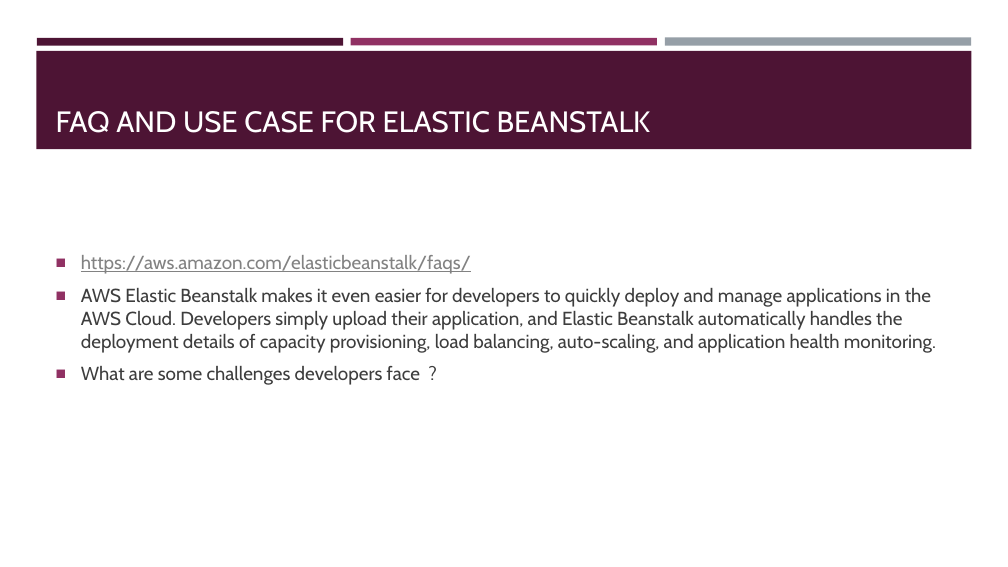
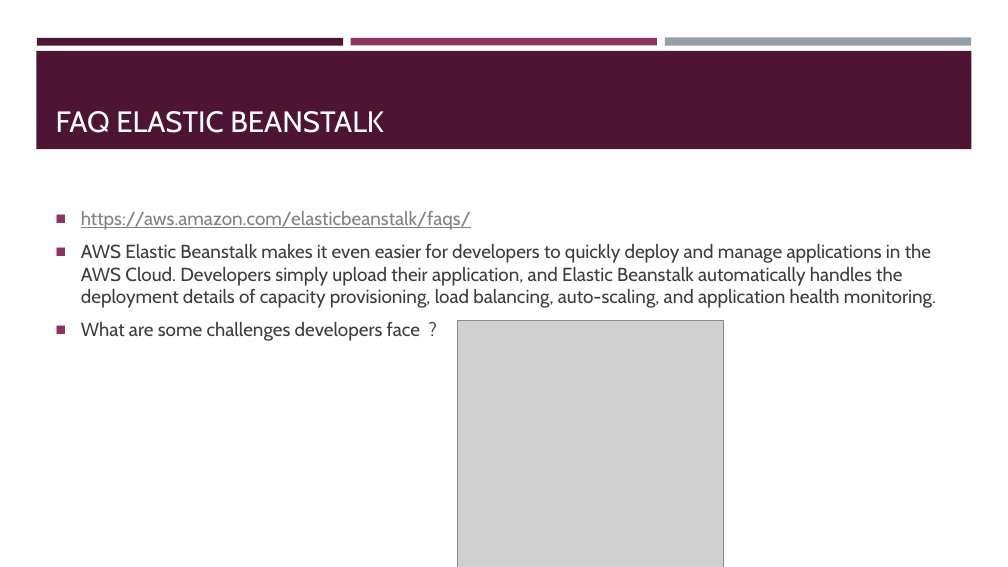
Before and after one commit to lasiewicz/demo, a slide deck: slide 6 of presentation.pptx. Drawn at 1008x567 pixels with LibreOffice and Linux fonts; fonts in the diff are those of the drawing; grey boxes stand for pictures. Boxes give left, top, right and bottom in pixels: in the first picture for what was removed or moved away, otherwise in the second. Text is boxed around its words. In the diff, an @@ line names an element or a change of style, - is before the commit and + after.

```diff
--- a/presentation.pptx
+++ b/presentation.pptx
@@ title at bbox=[56, 111, 384, 133]: text changed @@
-FAQ AND USE CASE FOR ELASTIC BEANSTALK
+FAQ ELASTIC BEANSTALK
@@ text "https://aws.amazon.com/elasticbeanstalk/faqs/": place and size @@
-text "https://aws.amazon.com/elasticbeanstalk/faqs/" at bbox=[81, 255, 936, 385]
+text "https://aws.amazon.com/elasticbeanstalk/faqs/" at bbox=[81, 211, 936, 341]
@@ picture added at bbox=[457, 320, 723, 567] @@
```
Also in this commit, not shown: 3 other slides changed, 1 slide added, 2 other files.
